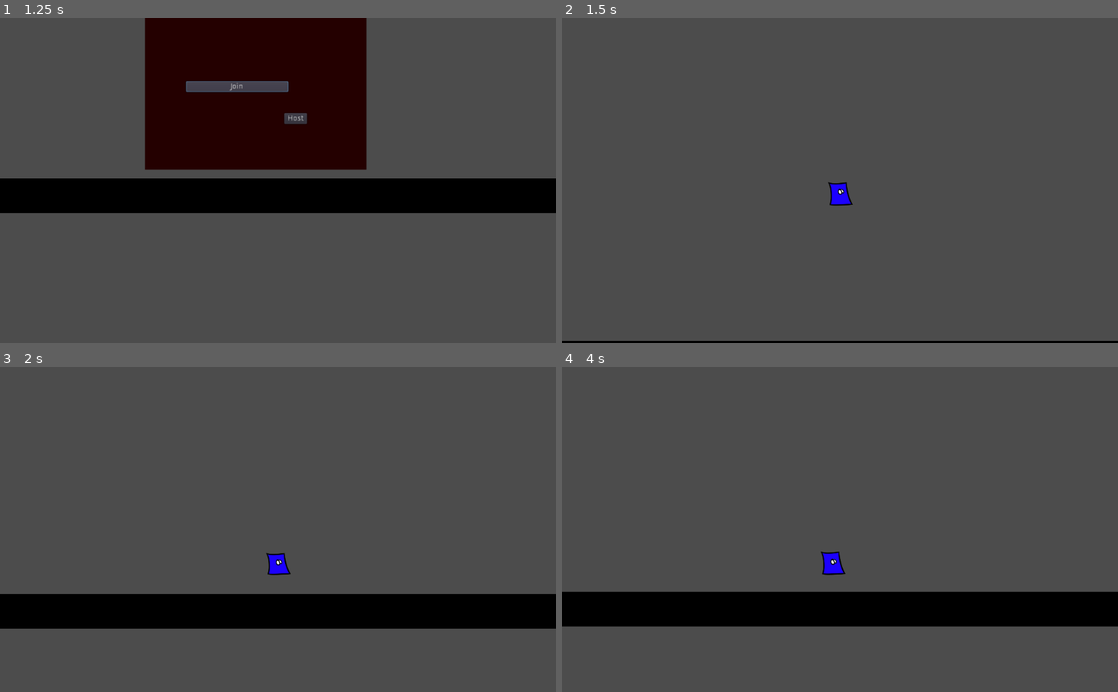
Above: before the commit, frames 1-4 (two rows, left to right).
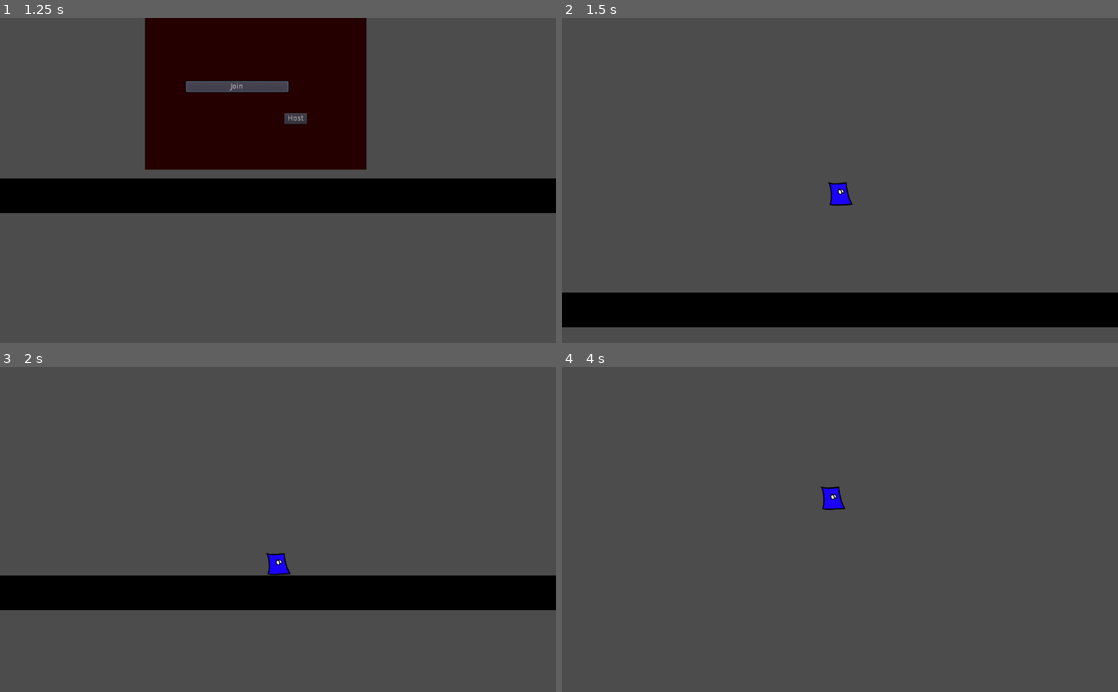
Above: after the commit, the same moments.

Repository: happeens/NAT
Game: Godot game, scene res://test.tscn
The game is run twice, just before and just after one commit, with the same random seed, the same clock (stepped at 60 frames per second) and the same inputs. Before the commit the project has no main scene; this scene is started directly in both runs.
Inputs (mouse positions are in pixels of both pictures, inside the frame that each line leads up to):
- Up to frame 1 (1.25 s): click "Join" at 0.5 s
- Up to frame 2 (1.5 s): click "Host" at 1.25 s
- Up to frame 3 (2 s): no input
- Up to frame 4 (4 s): move the mouse to (962, 513) at 2.02 s; hold Space (jump) 2.03-2.78 s; hold D (right) 2.03-3.53 s; click (962, 513) at 2.17 s; move the mouse to (728, 545) at 2.77 s; click (728, 545) at 2.85 s; tap Space (jump) at 3.02, 3.05, 3.32 s; move the mouse to (895, 458) at 3.52 s; hold A (left) from 3.53 s (still down); hold Space (jump) from 3.53 s (still down); click (895, 458) at 3.67 s

Frame 1 is identical in both runs. In frame 2, 12% of the frame differs, in the area x 0-100%, y 84-100%; in frame 3, 12%; in frame 4, 11%.

Commit message:
NETWORK STUFF FUCK YEAH

Diff:
--- a/project.godot
+++ b/project.godot
@@ -10,9 +10,10 @@
 
 [application]
 
+run/main_scene="res://scenes/test.tscn"
 icon="res://icon.png"
-main_scene="res://test.tscn"
 name="nat"
+main_scene="res://scenes/test.tscn"
 
 [display]
 
--- a/scenes/Character.tscn
+++ b/scenes/Character.tscn
@@ -26,6 +26,7 @@
 [node name="CollisionShape2D" type="CollisionShape2D" parent="."]
 
 shape = SubResource( 1 )
+one_way_collision = true
 
 [node name="natee" parent="." instance=ExtResource( 2 )]
 
--- a/scenes/Player.tscn
+++ b/scenes/Player.tscn
@@ -2,11 +2,9 @@
 
 [ext_resource path="res://scenes/Character.tscn" type="PackedScene" id=1]
 
-[node name="Player" type="Node"]
+[node name="Character" instance=ExtResource( 1 )]
 
-[node name="Character" parent="." instance=ExtResource( 1 )]
-
-[node name="Camera2D" type="Camera2D" parent="Character"]
+[node name="Camera2D" type="Camera2D" parent="."]
 
 anchor_mode = 1
 rotating = false
--- /dev/null
+++ b/scenes/test.tscn
@@ -0,0 +1,121 @@
+[gd_scene load_steps=6 format=2]
+
+[ext_resource path="res://icon.png" type="Texture" id=1]
+[ext_resource path="res://scripts/Join.gd" type="Script" id=2]
+[ext_resource path="res://scripts/HostButton.gd" type="Script" id=3]
+[ext_resource path="res://scripts/network.gd" type="Script" id=4]
+
+[sub_resource type="RectangleShape2D" id=1]
+
+custom_solver_bias = 0.0
+extents = Vector2( 10, 10 )
+
+[node name="Node2D" type="Node2D"]
+
+position = Vector2( 488.507, 88.6742 )
+
+[node name="StaticBody2D" type="StaticBody2D" parent="."]
+
+position = Vector2( 12.348, 239.141 )
+scale = Vector2( 1e+06, 1 )
+input_pickable = false
+collision_layer = 1
+collision_mask = 1
+constant_linear_velocity = Vector2( 0, 0 )
+constant_angular_velocity = 0.0
+friction = 1.0
+bounce = 0.0
+_sections_unfolded = [ "Transform" ]
+__meta__ = {
+"_edit_group_": true
+}
+
+[node name="CollisionShape2D" type="CollisionShape2D" parent="StaticBody2D"]
+
+position = Vector2( -18.9694, -0.122925 )
+scale = Vector2( 48.3064, 2.60899 )
+shape = SubResource( 1 )
+
+[node name="icon" type="Sprite" parent="StaticBody2D"]
+
+modulate = Color( 0, 0, 0, 1 )
+scale = Vector2( 20, 1 )
+texture = ExtResource( 1 )
+_sections_unfolded = [ "Animation", "Material", "Offset", "Region", "Transform", "Visibility" ]
+
+[node name="NetworkPanel" type="Panel" parent="."]
+
+self_modulate = Color( 1, 0, 0, 1 )
+anchor_left = 0.0
+anchor_top = 0.0
+anchor_right = 1.0
+anchor_bottom = 1.0
+margin_left = -222.0
+margin_top = -283.0
+margin_right = 186.0
+margin_bottom = 191.0
+rect_pivot_offset = Vector2( 0, 0 )
+mouse_filter = 0
+size_flags_horizontal = 3
+size_flags_vertical = 3
+_sections_unfolded = [ "Anchor", "Visibility" ]
+
+[node name="Join" type="Button" parent="NetworkPanel"]
+
+anchor_left = 0.5
+anchor_top = 0.5
+anchor_right = 1.0
+anchor_bottom = 0.5
+margin_left = -128.5
+margin_top = 74.0
+margin_right = -144.0
+margin_bottom = 94.0
+rect_pivot_offset = Vector2( 0, 0 )
+rect_clip_content = false
+mouse_filter = 0
+size_flags_horizontal = 1
+size_flags_vertical = 1
+toggle_mode = false
+enabled_focus_mode = 2
+shortcut = null
+group = null
+text = "Join"
+flat = false
+script = ExtResource( 2 )
+_sections_unfolded = [ "Anchor" ]
+
+[node name="Host" type="Button" parent="NetworkPanel"]
+
+anchor_left = 0.0
+anchor_top = 0.0
+anchor_right = 0.0
+anchor_bottom = 0.0
+margin_left = 257.0
+margin_top = 370.0
+margin_right = 299.0
+margin_bottom = 390.0
+rect_pivot_offset = Vector2( 0, 0 )
+rect_clip_content = false
+mouse_filter = 0
+size_flags_horizontal = 1
+size_flags_vertical = 1
+toggle_mode = false
+enabled_focus_mode = 2
+shortcut = null
+group = null
+text = "Host"
+flat = false
+script = ExtResource( 3 )
+
+[node name="Network" type="Node" parent="."]
+
+script = ExtResource( 4 )
+
+[node name="icon2" type="Sprite" parent="."]
+
+modulate = Color( 0, 0, 0, 1 )
+position = Vector2( -384.087, -50.0238 )
+rotation = 0.698132
+scale = Vector2( 2e+07, 1 )
+texture = ExtResource( 1 )
+_sections_unfolded = [ "Animation", "Material", "Offset", "Region", "Transform", "Visibility" ]
--- /dev/null
+++ b/scripts/Join.gd
@@ -0,0 +1,8 @@
+extends Button
+
+func _ready():
+	pass
+
+func _gui_input(event):
+	if event is InputEventMouseButton and event.pressed:
+		get_node("/root/Node2D/Network")._join_game()
--- a/scripts/network.gd
+++ b/scripts/network.gd
@@ -4,10 +4,25 @@
 const MAX_PEERS = 12
 
 func _ready():
-	get_tree().connect("network_peer_connected", self, "_player_connected")
+	get_tree().connect("connected_to_server", self, "_player_connected")
 
-func _player_connected(id):
-	print(id + " connected")
+func _player_connected():
+	rpc("spawn_character", get_tree().get_network_unique_id())
+
+remote func spawn_character(id):
+	var network_id = get_tree().get_network_unique_id()
+	if network_id == id:
+		spawn_player(load("res://scenes/Player.tscn"), id)
+	else:
+		spawn_player(load("res://scenes/Character.tscn"), id)
+
+func spawn_player(scene, id):
+	var character = scene.instance()
+	character.set_name(str(id))
+	character.set_network_master(id)
+	print("spawning " + str(id))
+	character.network_id = id
+	get_node("/root/Node2D").add_child(character)
 
 func _start_hosted_game():
 	# load world
@@ -17,6 +32,13 @@
 	var host = NetworkedMultiplayerENet.new()
 	host.create_server(DEFAULT_PORT, MAX_PEERS)
 	get_tree().set_network_peer(host)
+	spawn_character(get_tree().get_network_unique_id())
 
-	var player = load("res://scenes/Player.tscn").instance()
-	get_node("/root/Node2D").add_child(player)
+func _join_game():
+	# load world
+	# spawn player
+	get_node("/root/Node2D/NetworkPanel").queue_free()
+	var host = NetworkedMultiplayerENet.new()
+	host.create_client("127.0.0.1", DEFAULT_PORT)
+	get_tree().set_network_peer(host)
+	spawn_character(get_tree().get_network_unique_id())
--- a/scripts/player.gd
+++ b/scripts/player.gd
@@ -19,10 +19,15 @@
 
 var jumps_available = 1
 
+var network_id = -1
+
 func _ready():
 	pass
 
 func _input(event):
+	if network_id != get_tree().get_network_unique_id():
+		return
+
 	if (on_floor or jumps_available > 0) and event.is_action_pressed("jump") and not event.is_echo() and not is_on_wall():
 		linear_vel.y = -JUMP_SPEED
 		jumps_available -= 1
@@ -34,7 +39,22 @@
 		linear_vel.y = -JUMP_SPEED
 		jumps_available += 1
 
+func _process(delta):
+	rpc_unreliable("process_position_update", get_tree().get_network_unique_id(), get_position(), linear_vel)
+
+remote func process_position_update(id, pos, vel):
+	var is_local = network_id == get_tree().get_network_unique_id()
+
+	if is_local:
+		return
+
+	var character = get_node("/root/Node2D/" + str(id))
+	character.set_position(pos)
+	character.linear_vel = vel
+
 func _physics_process(delta):
+	var is_local = network_id == get_tree().get_network_unique_id()
+
 	air_time += delta
 
 	linear_vel += delta * GRAVITY
@@ -46,15 +66,15 @@
 
 	on_floor = air_time < MIN_ONAIR_TIME
 
-	if Input.is_action_pressed("left"):
+	if Input.is_action_pressed("left") and is_local:
 		target_speed += -1
-	if Input.is_action_pressed("right"):
+	if Input.is_action_pressed("right") and is_local:
 		target_speed +=  1
 
 	target_speed *= WALK_SPEED
 	linear_vel.x = lerp(linear_vel.x, target_speed, 0.1)
 
-	if on_floor and Input.is_action_pressed("jump"):
+	if on_floor and Input.is_action_pressed("jump") and is_local:
 		linear_vel.y = -JUMP_SPEED
 	if on_floor:
 		jumps_available = 1
Not shown, added: export_presets.cfg
